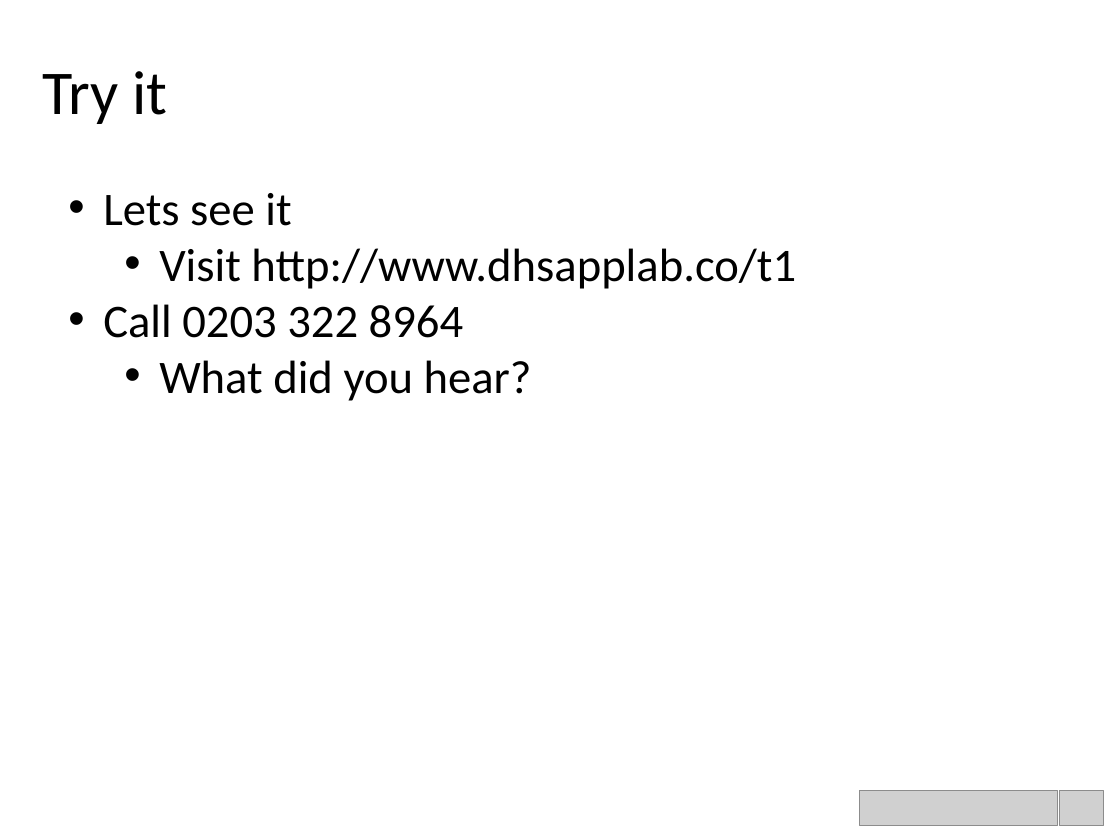
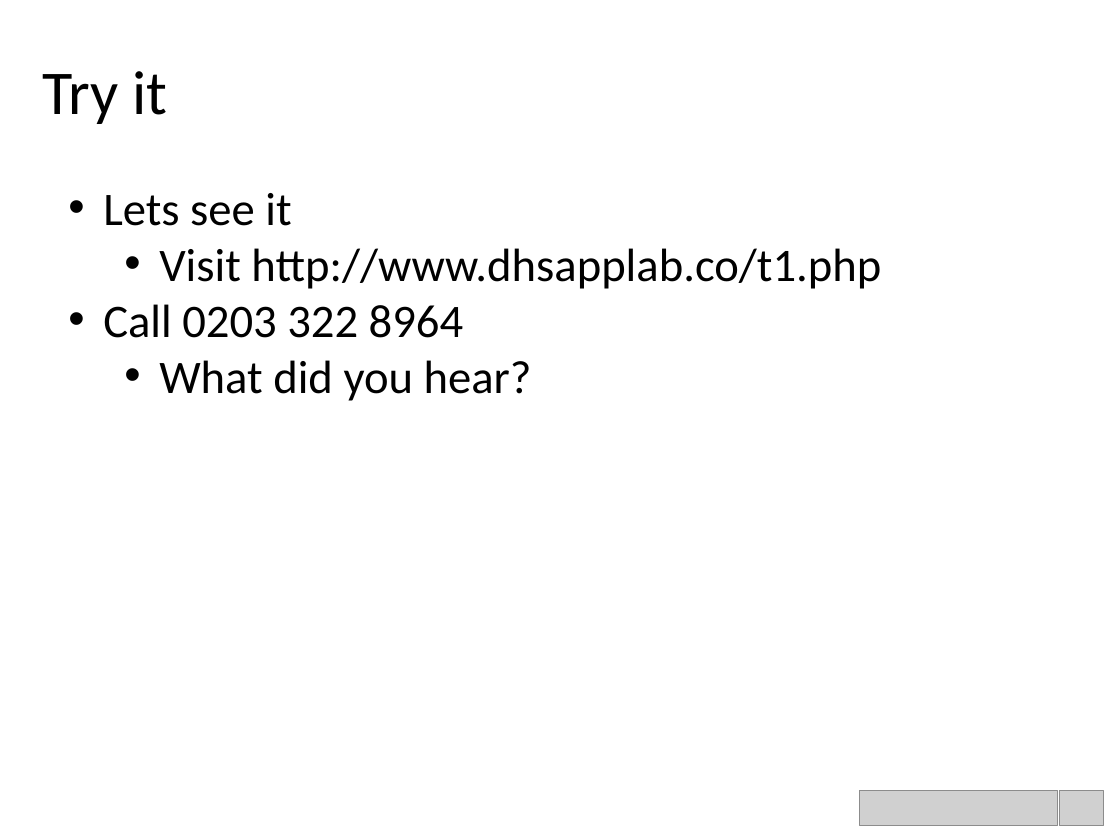
Before and after one commit to peterkarney1/devonshirehouse, a slide deck: slide 7 of Step 3/Inventors ClubV1 - Step 3.pptx. Drawn at 1120x840 pixels with LibreOffice and Linux fonts; fonts in the diff are those of the drawing; grey boxes stand for pictures. Boxes give left, top, right and bottom in pixels: in the first picture for what was removed or moved away, otherwise in the second. Text is boxed around its words. In the diff, an @@ line names an element or a change of style, - is before the commit and + after.

```diff
--- a/Step 3/Inventors ClubV1 - Step 3.pptx
+++ b/Step 3/Inventors ClubV1 - Step 3.pptx
@@ text at (159,248,881,289): text changed @@
-    • Visit http://www.dhsapplab.co/t1
+    • Visit http://www.dhsapplab.co/t1.php
```
Also in this commit, not shown: 1 slide added, 3 other files.
